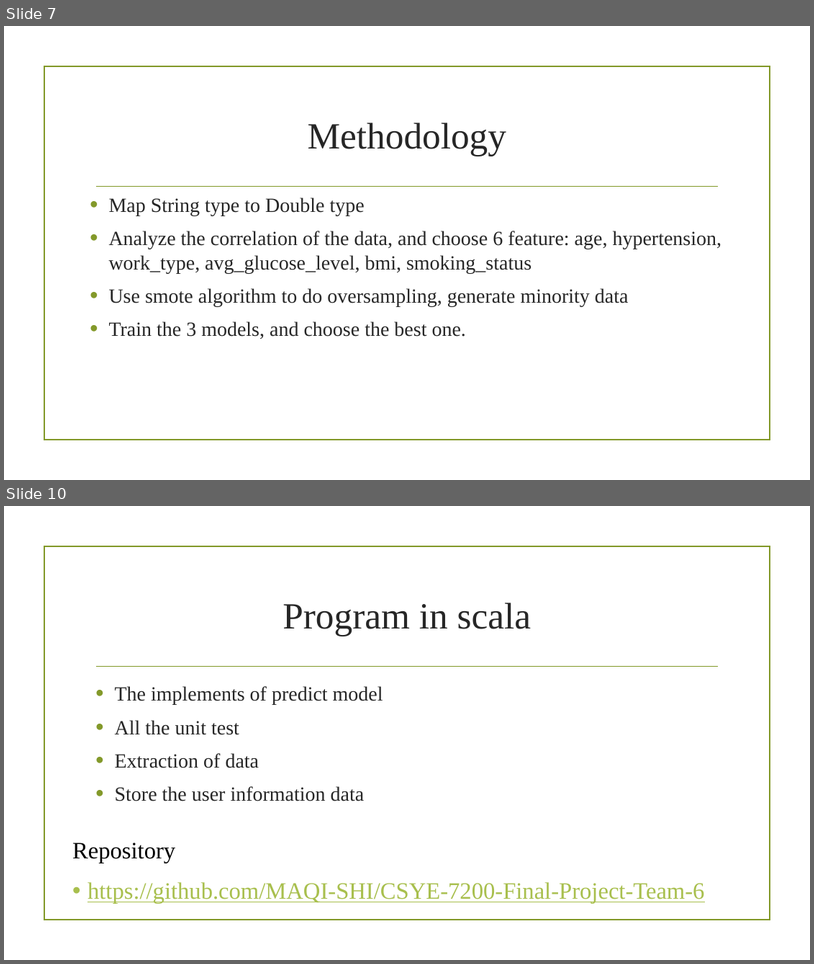
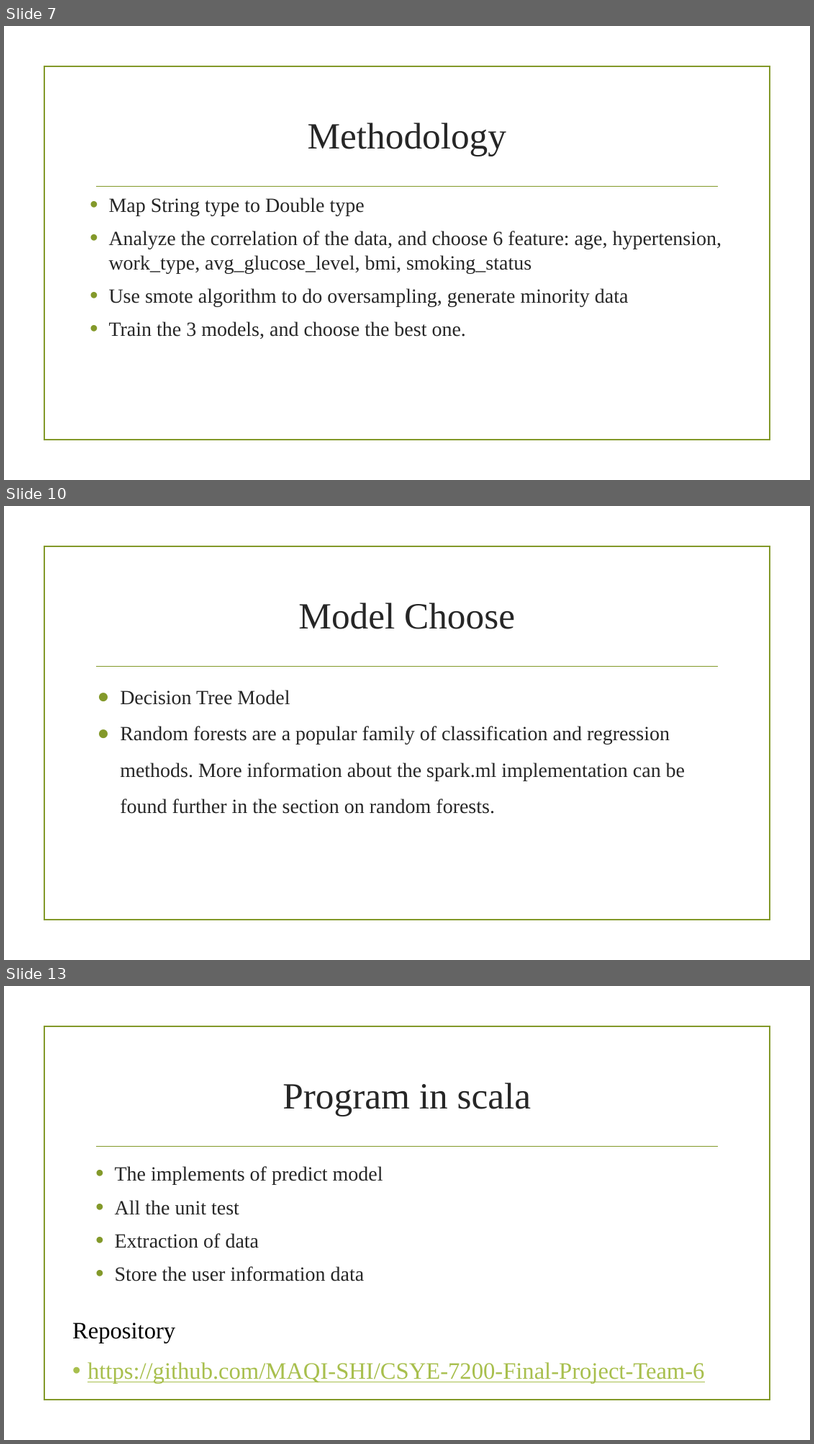
Before and after one commit to MAQI-SHI/CSYE-7200-Final-Project-Team-6, a slide deck: finalPresentation.pptx. Shown one above the other, each under a label of ours: slides 7 and 10 before the commit, slides 7, 10 and 13 after it; the slides between them are not shown. The pictures are 814x964 and 814x1444 pixels, drawn with LibreOffice and Linux fonts; fonts in the diff are those of the drawing; background and template pictures are left out. Boxes give left, top, right and bottom in pixels: in the first picture for what was removed or moved away, otherwise in the second. Text is boxed around its words. In the diff, an @@ line names an element or a change of style, - is before the commit and + after.

```diff
--- a/finalPresentation.pptx
+++ b/finalPresentation.pptx
@@ slide 10 added at (4,506,810,960), background picture (left out); not listed: 2 template elements that a slide beside it also shows @@
@@ title added at (298,602,515,629), 44 pt, text #262626 @@
+Model Choose
@@ text added at (120,690,685,813), 24 pt, text #262626 @@
+● Decision Tree Model
+● Random forests are a popular family of classification and regression methods. More information about the spark.ml implementation can be found further in the section on random forests.
@@ what was slide 10 is now slide 13 @@
```
Also in this commit, not shown: 1 slide changed, 3 other slides added, 1 slide removed, 3 other files.
